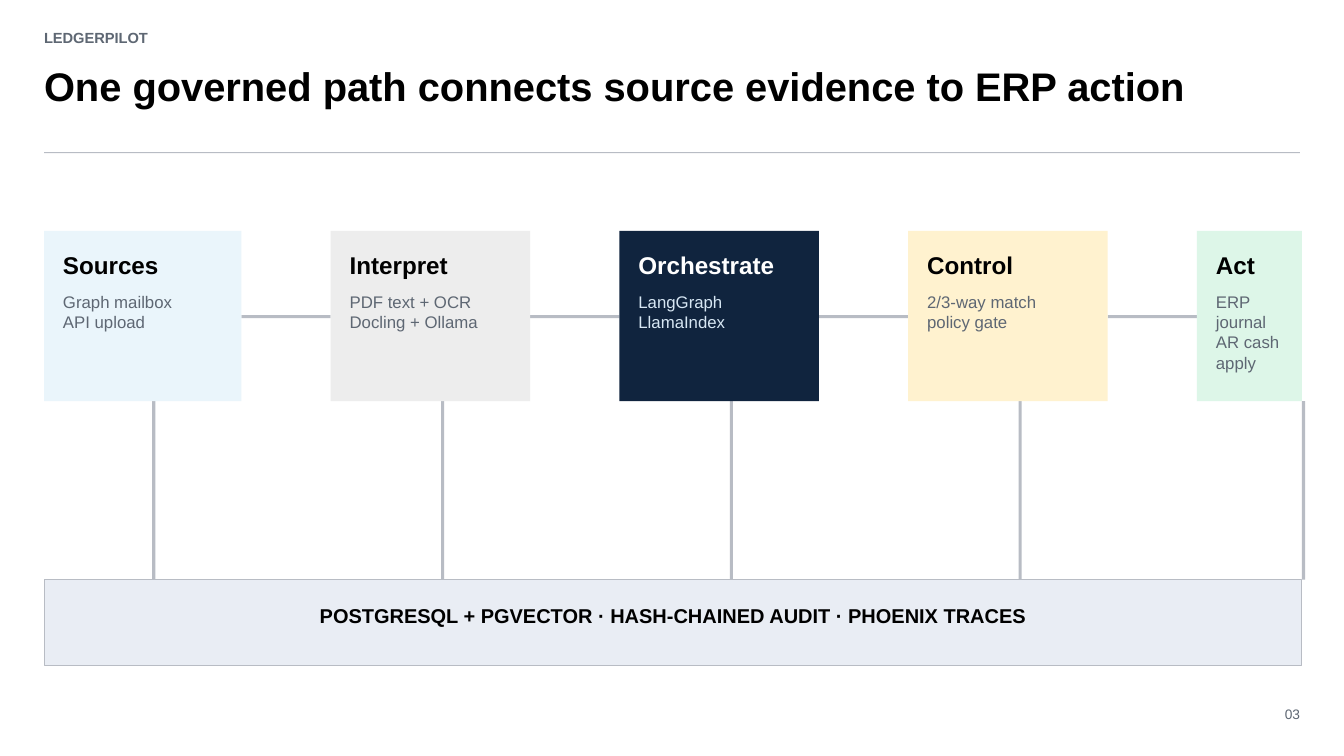
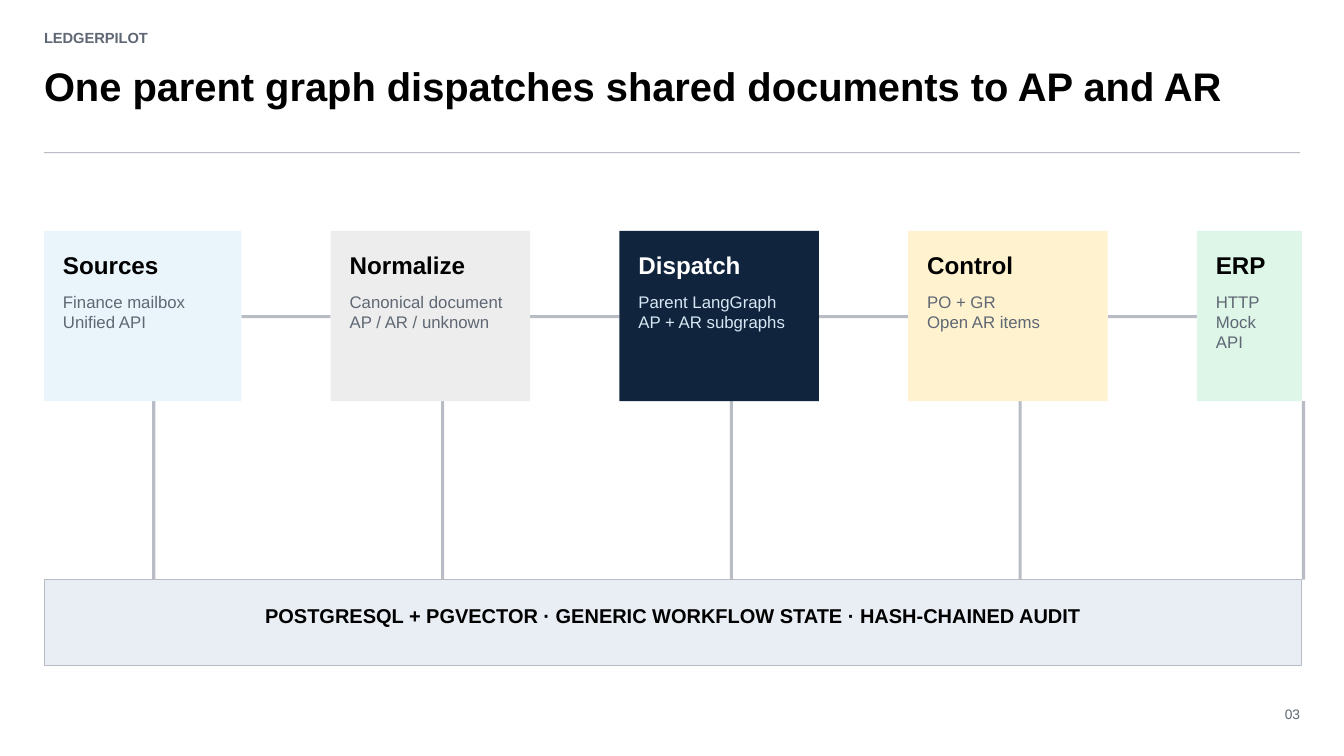
Before and after one commit to saifs1315/Agentic-Invoice-to-Payment, a slide deck: slide 3 of presentation/LedgerPilot_Assignment_Deck.pptx. Drawn at 1344x756 pixels with LibreOffice and Linux fonts; fonts in the diff are those of the drawing. Boxes give left, top, right and bottom in pixels: in the first picture for what was removed or moved away, otherwise in the second. Text is boxed around its words. In the diff, an @@ line names an element or a change of style, - is before the commit and + after.

Commit message:
Implement unified AP/AR orchestration and Mock ERP API

```diff
--- a/presentation/LedgerPilot_Assignment_Deck.pptx
+++ b/presentation/LedgerPilot_Assignment_Deck.pptx
@@ text at <box>44,72,1222,110</box>: text changed @@
-One governed path connects source evidence to ERP action
+One parent graph dispatches shared documents to AP and AR
@@ text at <box>350,256,466,275</box>: text changed @@
-Interpret
+Normalize
@@ text at <box>638,256,740,279</box>: text changed @@
-Orchestrate
+Dispatch
@@ text at <box>1216,257,1266,274</box>: text changed @@
-Act
+ERP
@@ text at <box>63,296,185,328</box>: text changed @@
-Graph mailbox
-API upload
+Finance mailbox
+Unified API
@@ text at <box>350,296,503,328</box>: text changed @@
-PDF text + OCR
-Docling + Ollama
+Canonical document
+AP / AR / unknown
@@ text at <box>638,296,785,332</box>: text changed @@
-LangGraph
-LlamaIndex
+Parent LangGraph
+AP + AR subgraphs
@@ text at <box>927,296,1040,332</box>: text changed @@
-2/3-way match
-policy gate
+PO + GR
+Open AR items
@@ text at <box>1216,296,1260,348</box>: text changed @@
-ERP journal
-AR cash apply
+HTTP
+Mock API
@@ text at <box>265,609,1080,627</box>: text changed @@
-POSTGRESQL + PGVECTOR · HASH-CHAINED AUDIT · PHOENIX TRACES
+POSTGRESQL + PGVECTOR · GENERIC WORKFLOW STATE · HASH-CHAINED AUDIT
```
Also in this commit, not shown: 9 other slides changed, 51 other files.
